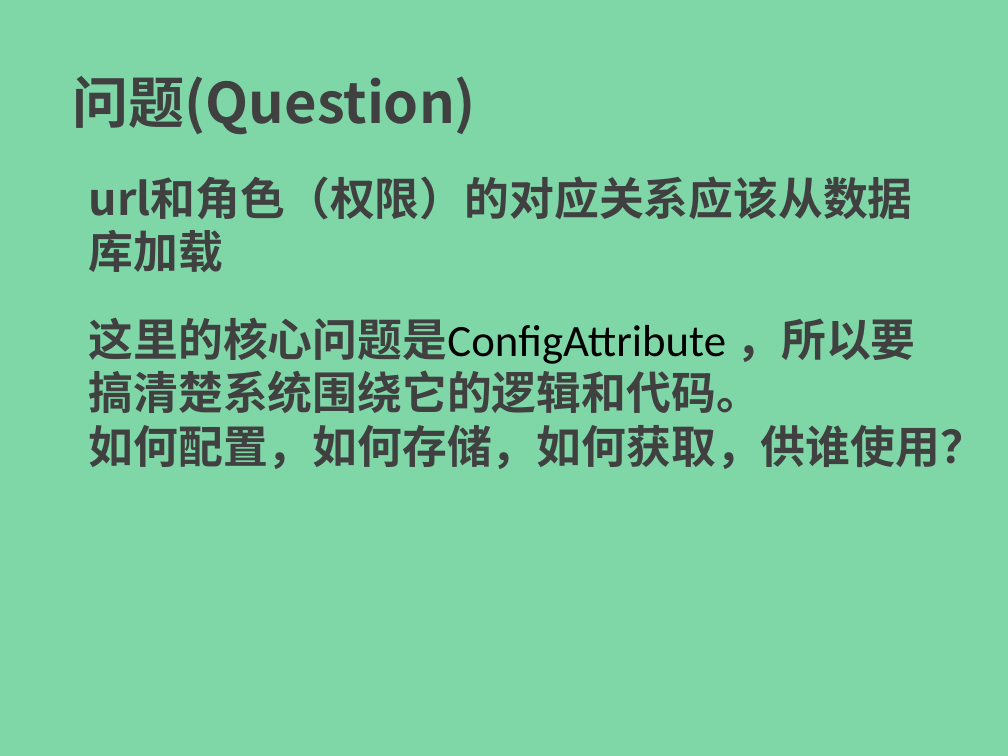
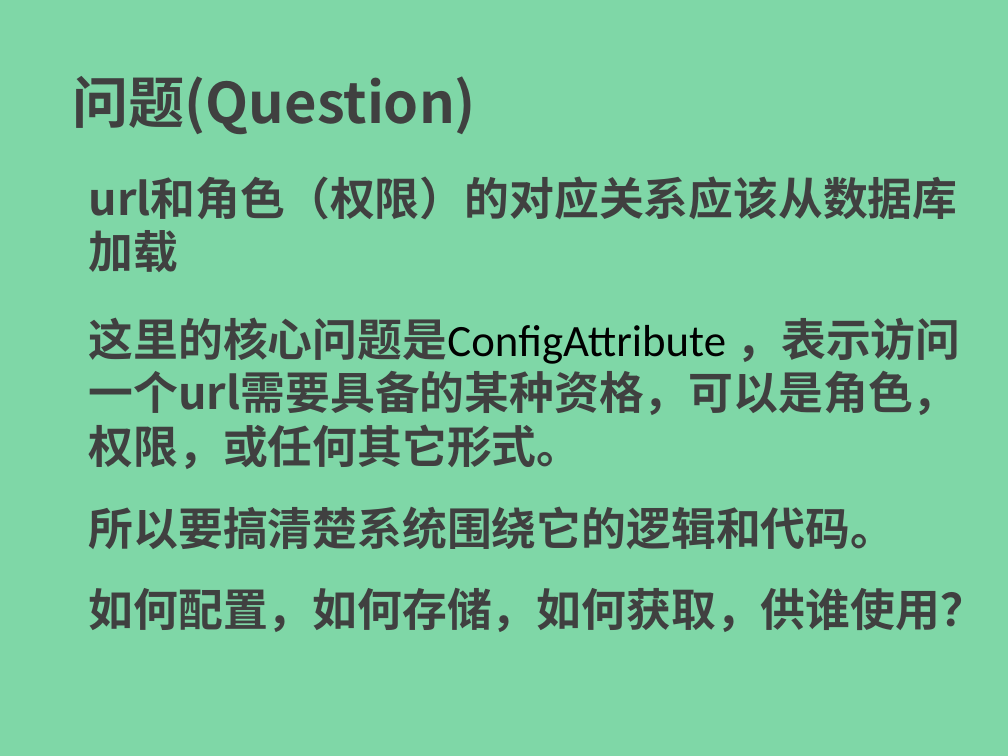
Before and after one commit to endofprogram/eop-ssei, a slide deck: slide 2 of ppt/spring-security-easy-in-03.pptx. Drawn at 1008x756 pixels with LibreOffice and Linux fonts; fonts in the diff are those of the drawing. Boxes give left, top, right and bottom in pixels: in the first picture for what was removed or moved away, otherwise in the second. Text is boxed around its words. In the diff, an @@ line names an element or a change of style, - is before the commit and + after.

```diff
--- a/ppt/spring-security-easy-in-03.pptx
+++ b/ppt/spring-security-easy-in-03.pptx
@@ text "url和角色（权限）的对应关系应该从数据库加载" rewrapped from [89,176,913,272] to [89,176,958,272] @@
@@ text at [89,317,961,469]: text changed @@
-这里的核心问题是ConfigAttribute ，所以要搞清楚系统围绕它的逻辑和代码。
-如何配置，如何存储，如何获取，供谁使用？
+这里的核心问题是ConfigAttribute ，表示访问一个url需要具备的某种资格，可以是角色，权限，或任何其它形式。
@@ text added at [89,506,896,549], 32 pt, text #404040, bold @@
+所以要搞清楚系统围绕它的逻辑和代码。
@@ text added at [89,588,985,632], 32 pt, text #404040, bold @@
+如何配置，如何存储，如何获取，供谁使用？
```
Also in this commit, not shown: 7 other slides changed, 1 slide removed, 2 other files.
